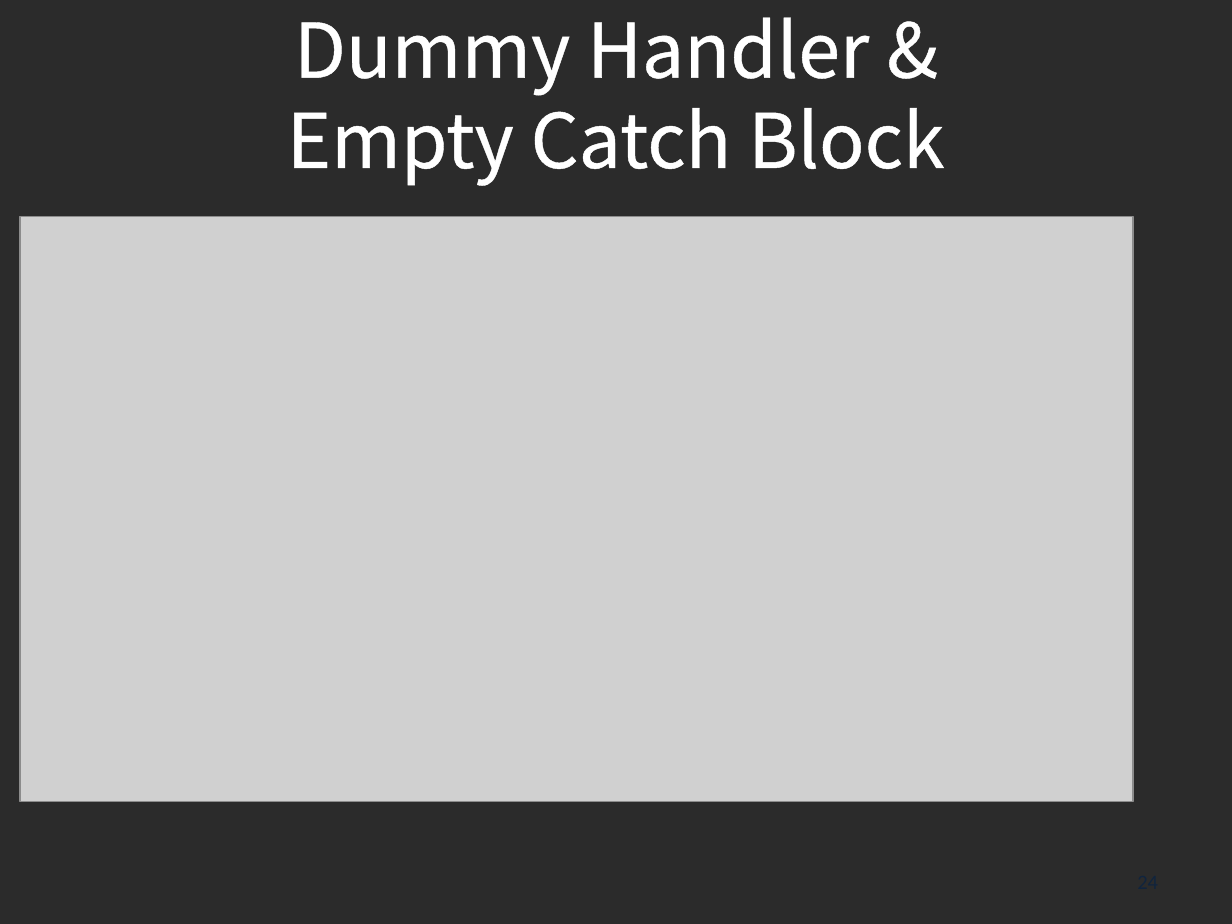
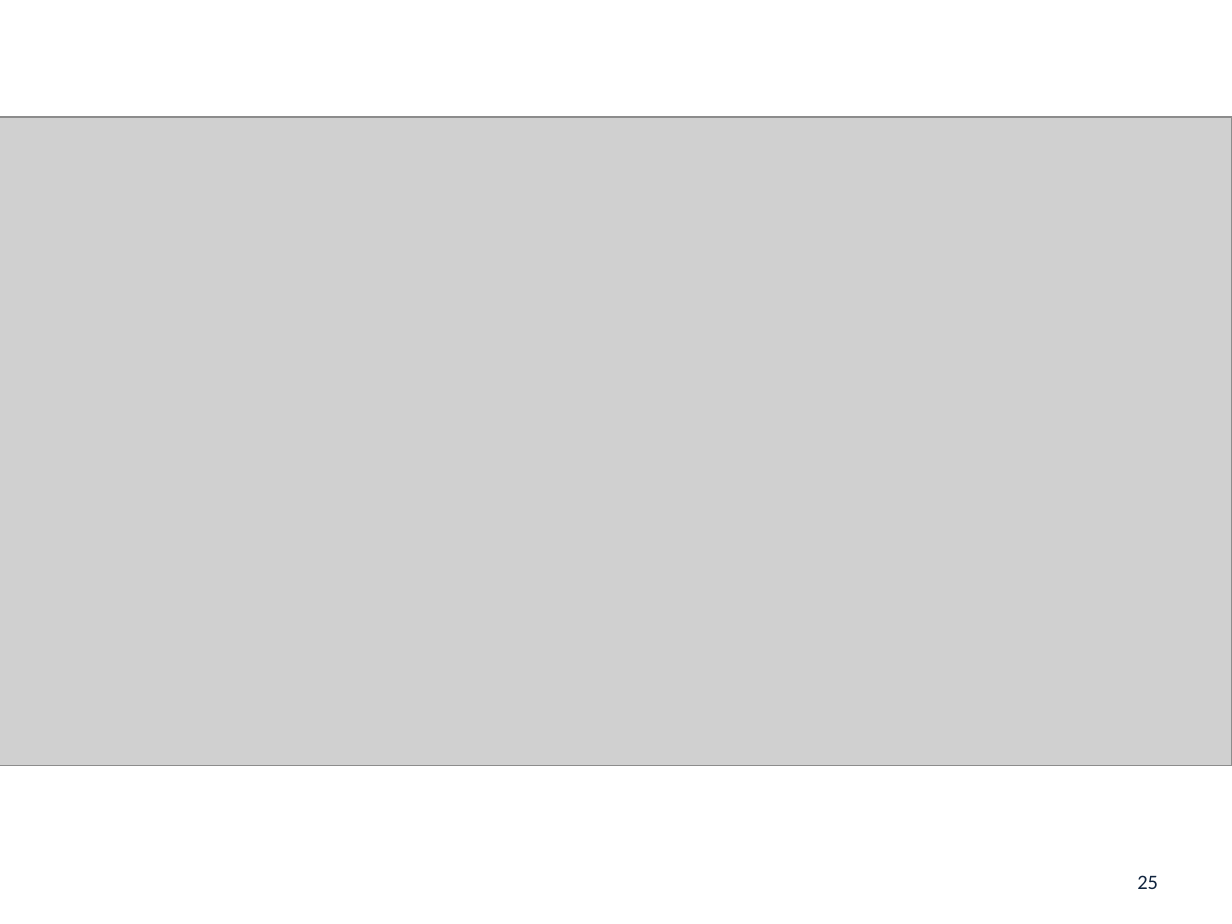
Before and after one commit to s7130457/thesis, a slide deck: slide 25 of 楊雅雯-口試投影片.pptx (slide 24 before the commit). Drawn at 1232x924 pixels with LibreOffice and Linux fonts; fonts in the diff are those of the drawing; grey boxes stand for pictures; background and template pictures are left out; a plain dark background stands for a picture behind light text. Boxes give left, top, right and bottom in pixels: in the first picture for what was removed or moved away, otherwise in the second. Text is boxed around its words. In the diff, an @@ line names an element or a change of style, - is before the commit and + after.

```diff
--- a/楊雅雯-口試投影片.pptx
+++ b/楊雅雯-口試投影片.pptx
@@ background picture (left out) to #FFFFFF @@
@@ title "Dummy Handler & Empty Catch ..." rewrapped from <box>287,17,944,186</box> to <box>287,112,944,118</box> @@
@@ picture: place and size @@
-picture at <box>20,217,1132,802</box>
+picture at <box>0,117,1232,766</box>
@@ page number at <box>1137,875,1158,889</box>: text changed @@
-24
+25
```
Also in this commit, not shown: 25 other slides changed, 1 slide added, 2 other files.
